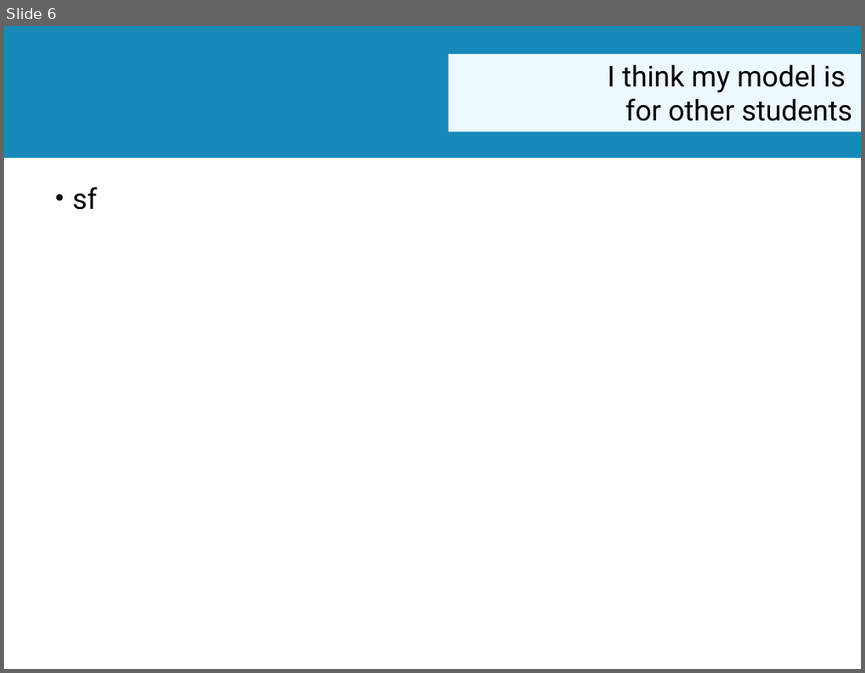
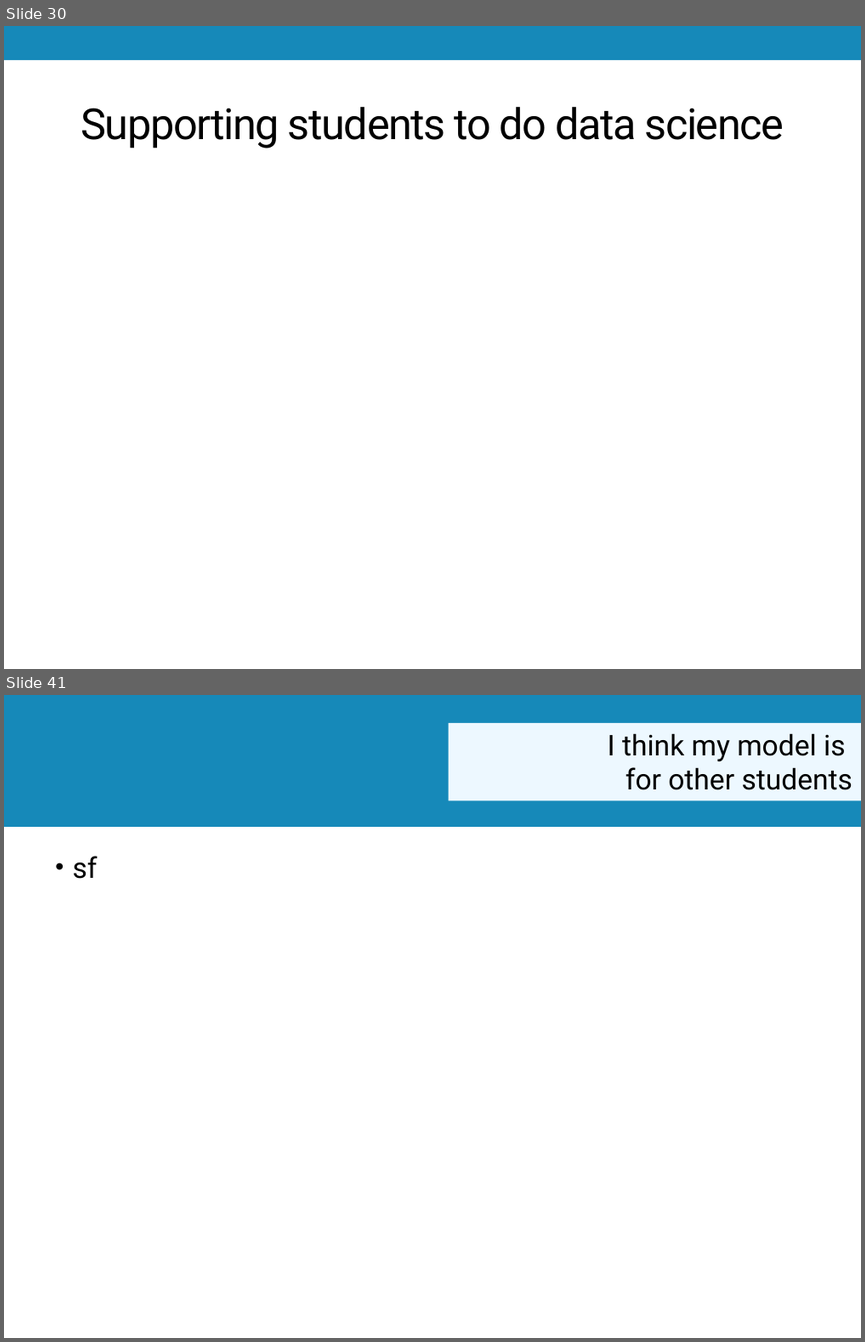
Before and after one commit to jrosen48/job-talk, a slide deck: 2018-1-15-Rosenberg-UT-Knoxville-talk.pptx. Shown one above the other, each under a label of ours: slide 6 before the commit, slides 30 and 41 after it; the slides between them are not shown. The pictures are 865x673 and 865x1342 pixels, drawn with LibreOffice and Linux fonts; fonts in the diff are those of the drawing. Boxes give left, top, right and bottom in pixels: in the first picture for what was removed or moved away, otherwise in the second. Text is boxed around its words. In the diff, an @@ line names an element or a change of style, - is before the commit and + after.

```diff
--- a/2018-1-15-Rosenberg-UT-Knoxville-talk.pptx
+++ b/2018-1-15-Rosenberg-UT-Knoxville-talk.pptx
@@ slide 30 added at [4, 26, 861, 669], background #FFFFFF; not listed: 1 template element that a slide beside it also shows @@
@@ title added at [80, 107, 784, 148], 36 pt, text #000000 @@
+Supporting students to do data science
@@ what was slide 6 is now slide 41 @@
```
Also in this commit, not shown: 2 slides changed, 33 other slides added, 2 slides removed, 1 other file.
